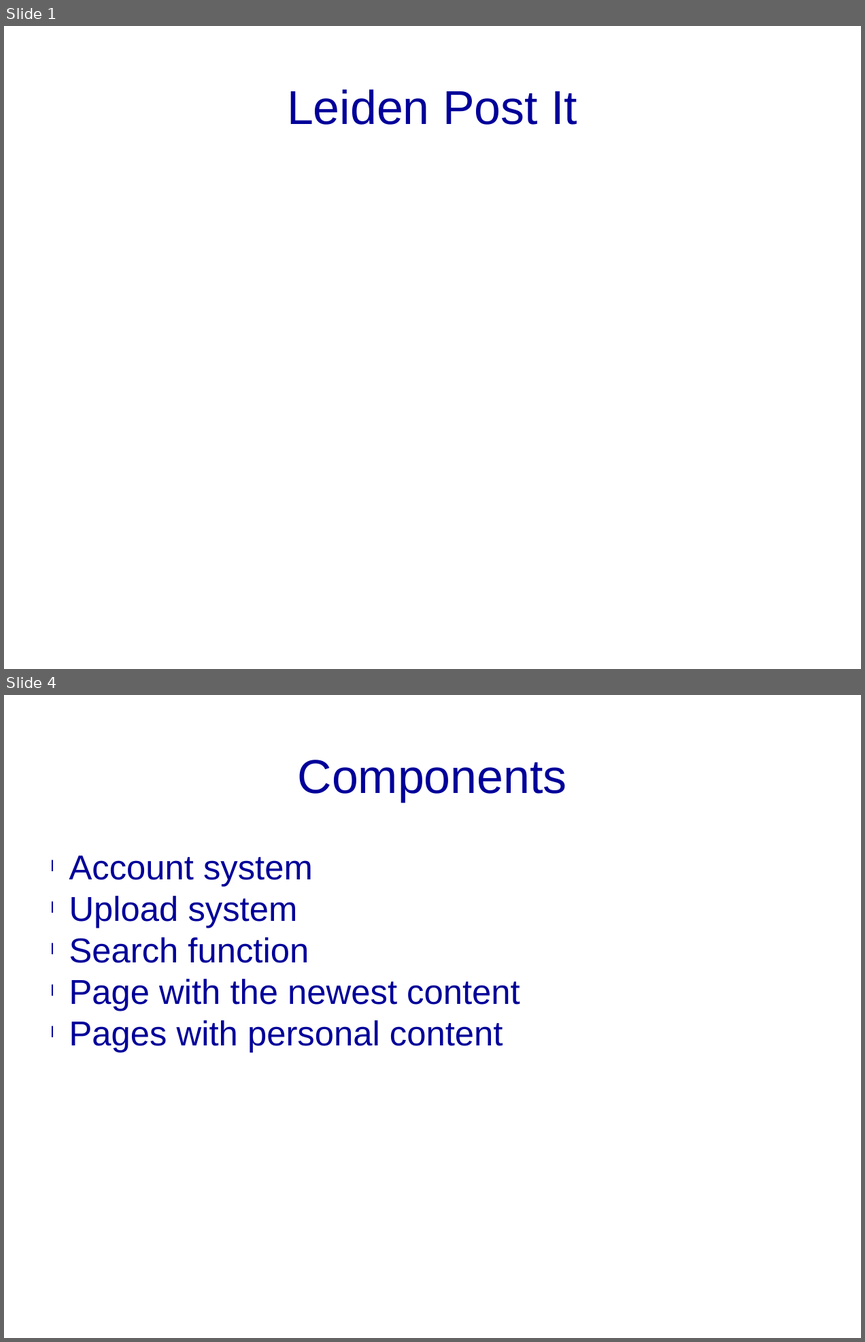
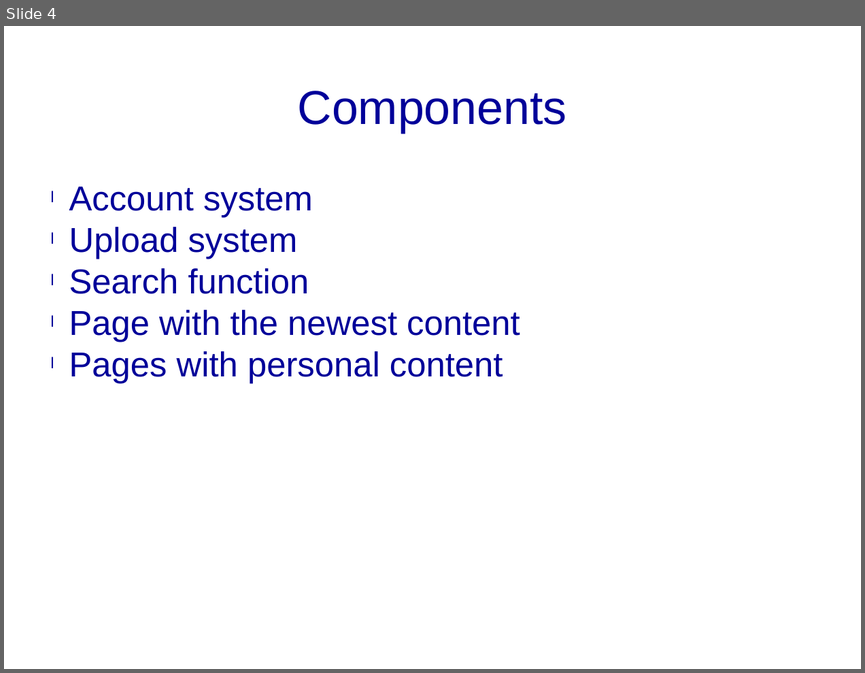
Before and after one commit to dijin1000/HELLO-WORLD, a slide deck: Presentation1.pptx. Shown one above the other, each under a label of ours: slides 1 and 4 before the commit, slide 4 after it; the slides between them are not shown. The pictures are 865x1342 and 865x673 pixels, drawn with LibreOffice and Linux fonts; fonts in the diff are those of the drawing; background and template pictures are left out. Boxes give left, top, right and bottom in pixels: in the first picture for what was removed or moved away, otherwise in the second. Text is boxed around its words. In the diff, an @@ line names an element or a change of style, - is before the commit and + after.

```diff
--- a/Presentation1.pptx
+++ b/Presentation1.pptx
@@ slide 1 removed at [4,26,861,669], background picture (left out) @@
@@ text removed at [287,89,577,125] @@
-Leiden Post It
```
Also in this commit, not shown: 2 slides changed, 1 slide added.
